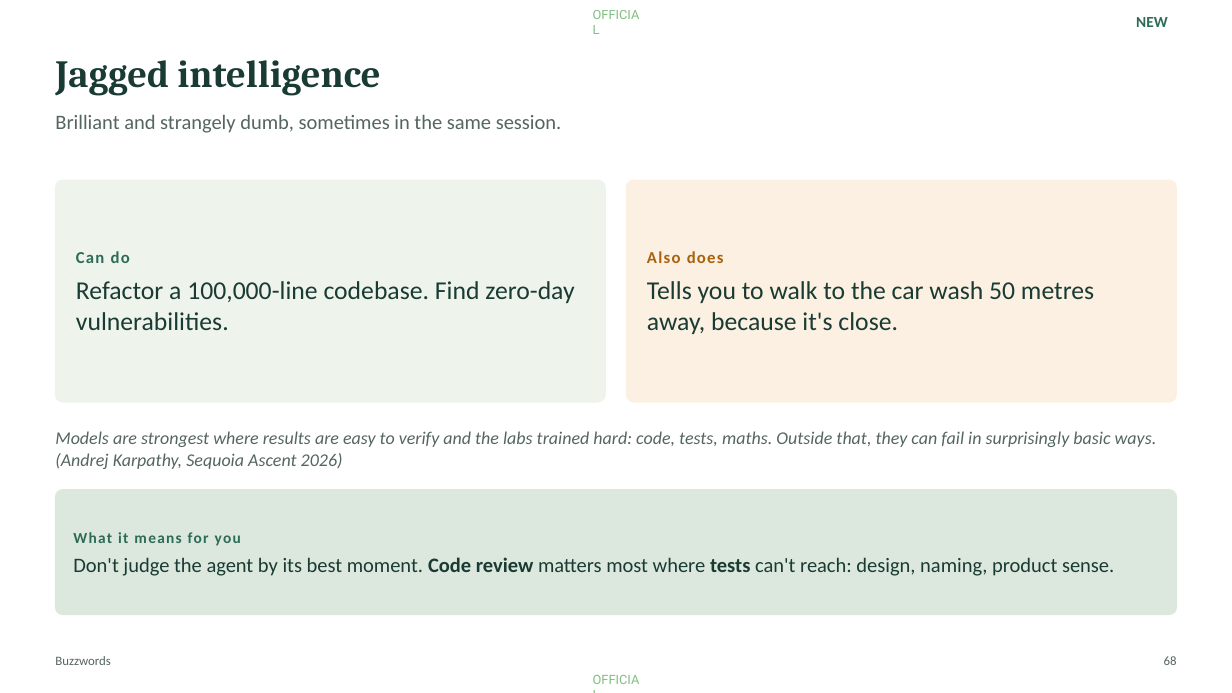
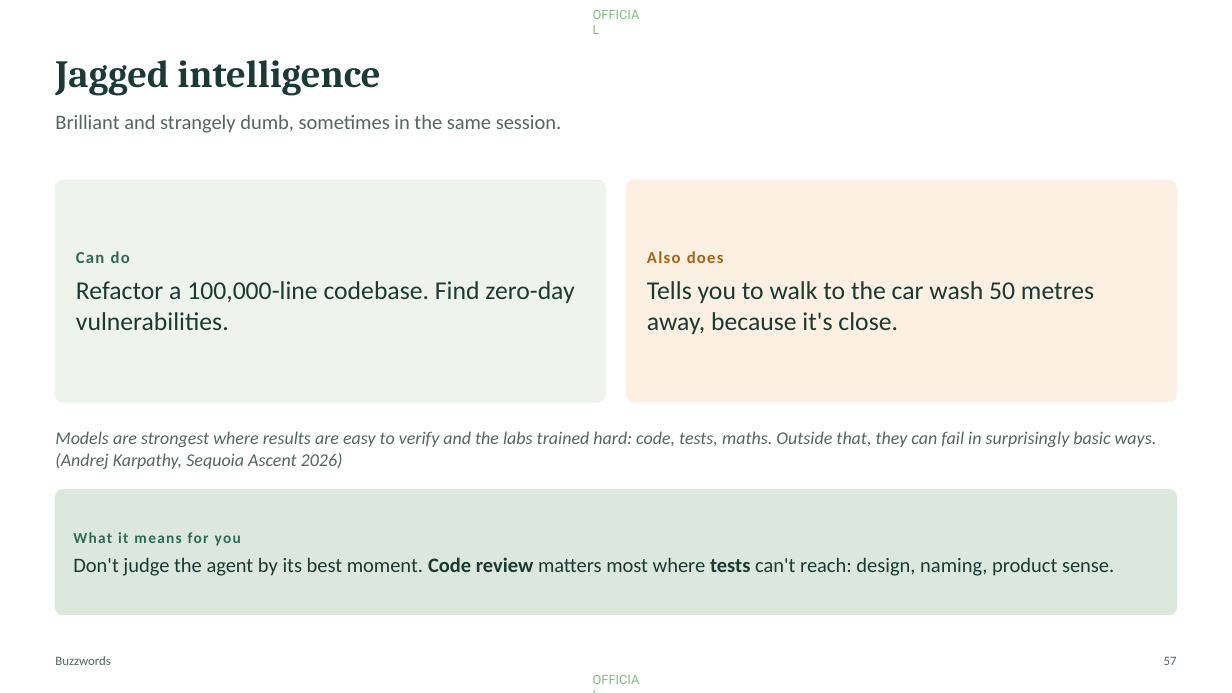
Before and after one commit to Moshe36/ai-developer-toolkit, a slide deck: slide 57 of workshop/agentic-workshop.pptx (slide 68 before the commit). Drawn at 1232x693 pixels with LibreOffice and Linux fonts; fonts in the diff are those of the drawing. Boxes give left, top, right and bottom in pixels: in the first picture for what was removed or moved away, otherwise in the second. Text is boxed around its words. In the diff, an @@ line names an element or a change of style, - is before the commit and + after.

```diff
--- a/workshop/agentic-workshop.pptx
+++ b/workshop/agentic-workshop.pptx
@@ text removed at [1136,17,1168,27] @@
-NEW
@@ page number at [1164,657,1177,665]: text changed @@
-68
+57
```
Also in this commit, not shown: 8 other slides changed, 25 slides added, 16 slides removed, 2 other files.
